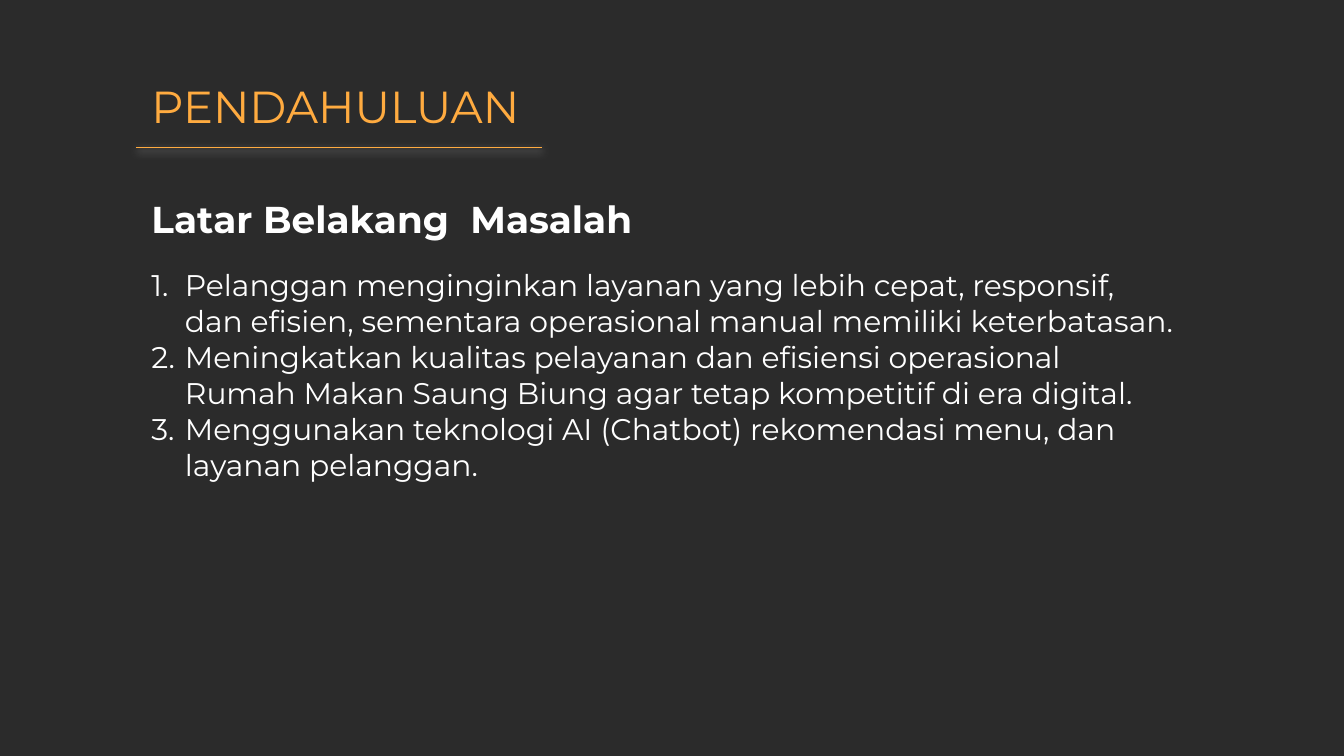
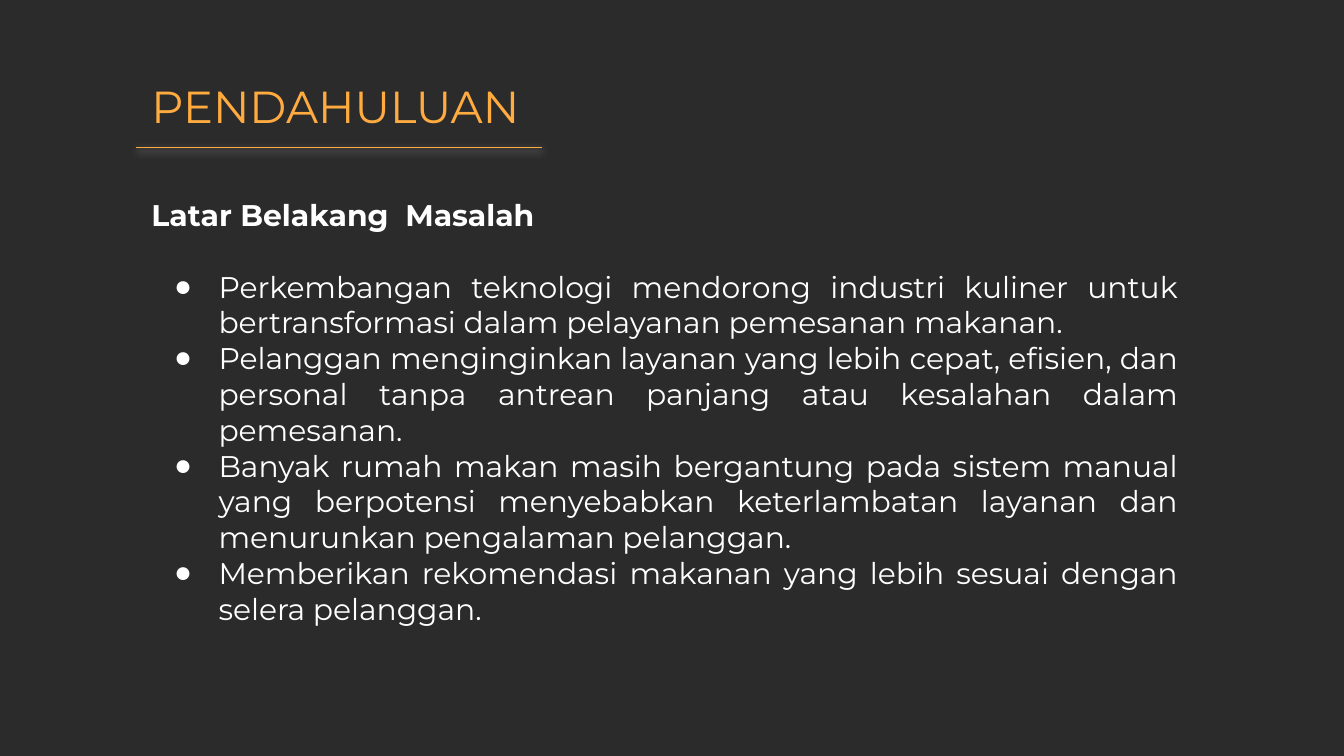
Before and after one commit to Ghesvy1105/proyek-3, a slide deck: slide 2 of ppt/UTS_PPT_KELOMPOK_6.pptx. Drawn at 1344x756 pixels with LibreOffice and Linux fonts; fonts in the diff are those of the drawing; background and template pictures are left out; a plain dark background stands for a picture behind light text. Boxes give left, top, right and bottom in pixels: in the first picture for what was removed or moved away, otherwise in the second. Text is boxed around its words. In the diff, an @@ line names an element or a change of style, - is before the commit and + after.

```diff
--- a/ppt/UTS_PPT_KELOMPOK_6.pptx
+++ b/ppt/UTS_PPT_KELOMPOK_6.pptx
@@ text at (151,204,534,232): size 20 to 16 pt in "Latar Belakang Masalah" @@
@@ text at (219,276,1178,626): text changed @@
-1. Pelanggan menginginkan layanan yang lebih cepat, responsif, dan efisien, sementara operasional manual memiliki keterbatasan.
-2. Meningkatkan kualitas pelayanan dan efisiensi operasional Rumah Makan Saung Biung agar tetap kompetitif di era digital.
-3. Menggunakan teknologi AI (Chatbot) rekomendasi menu, dan layanan pelanggan.
+● Perkembangan teknologi mendorong industri kuliner untuk bertransformasi dalam pelayanan pemesanan makanan.
+● Pelanggan menginginkan layanan yang lebih cepat, efisien, dan personal tanpa antrean panjang atau kesalahan dalam pemesanan.
+● Banyak rumah makan masih bergantung pada sistem manual yang berpotensi menyebabkan keterlambatan layanan dan menurunkan pengalaman pelanggan.
+● Memberikan rekomendasi makanan yang lebih sesuai dengan selera pelanggan.
```
Also in this commit, not shown: 5 other slides changed, 1 slide added.
